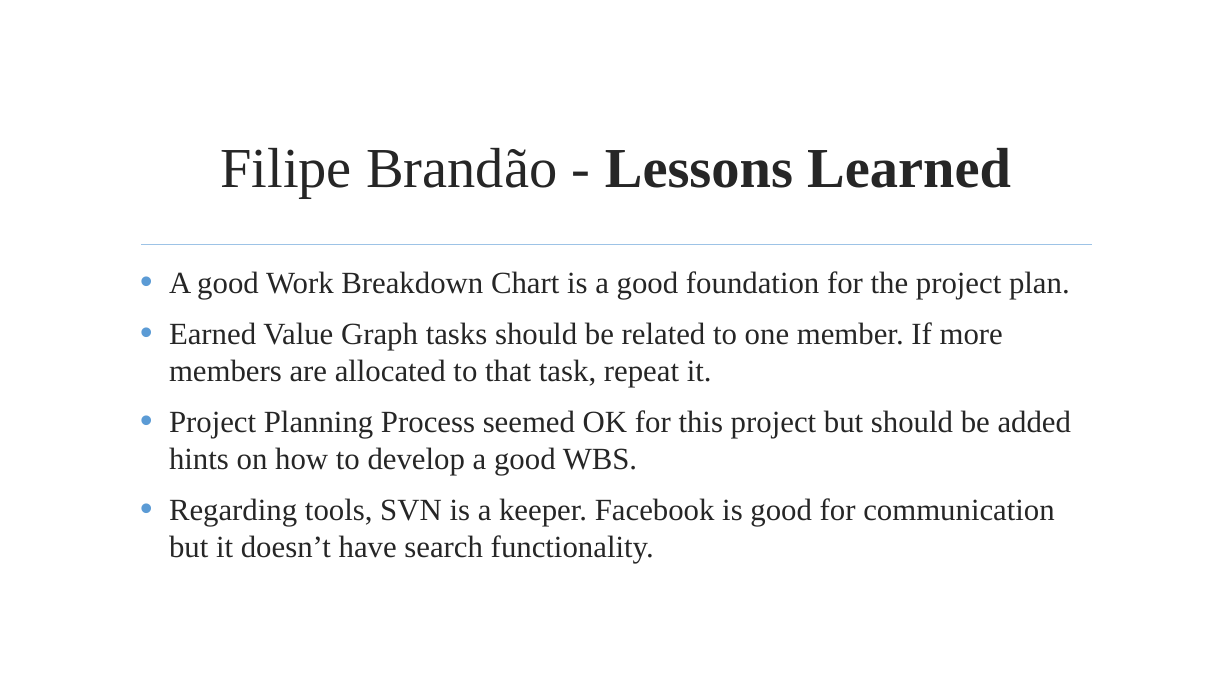
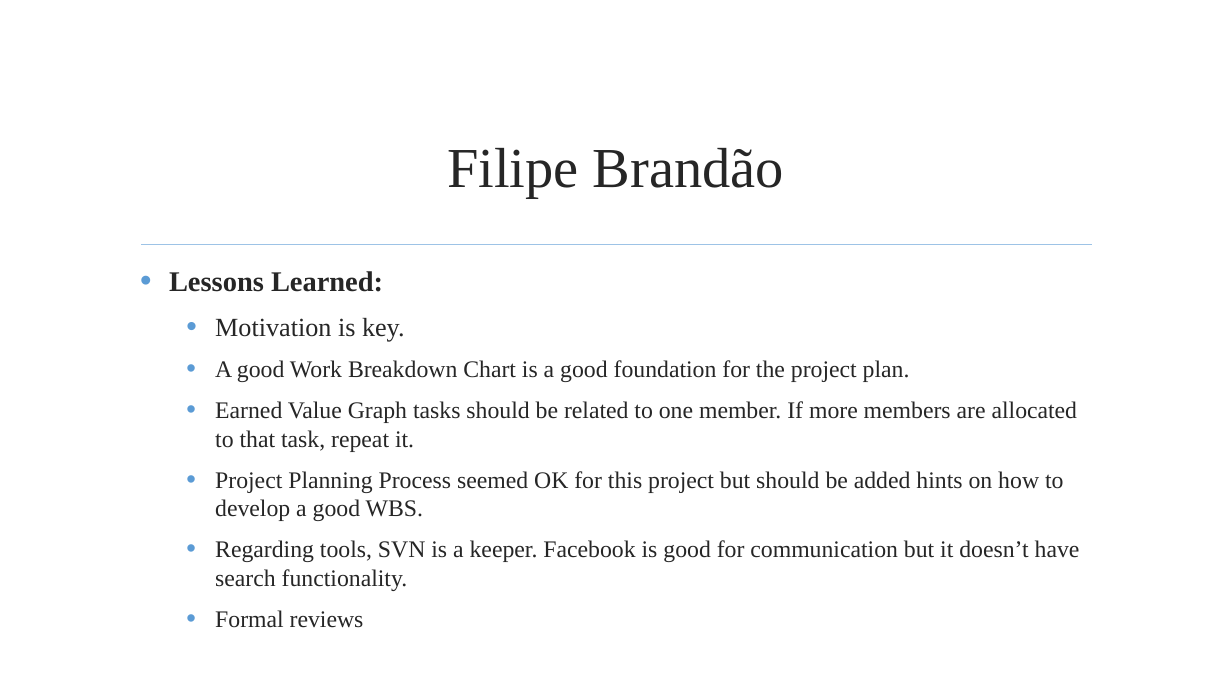
Before and after one commit to jmgirao/projetosoftware1213, a slide deck: slide 61 of Final Presentation/Presentation.pptx (slide 62 before the commit). Drawn at 1232x693 pixels with LibreOffice and Linux fonts; fonts in the diff are those of the drawing; background and template pictures are left out. Boxes give left, top, right and bottom in pixels: in the first picture for what was removed or moved away, otherwise in the second. Text is boxed around its words. In the diff, an @@ line names an element or a change of style, - is before the commit and + after.

```diff
--- a/Final Presentation/Presentation.pptx
+++ b/Final Presentation/Presentation.pptx
@@ title at (x1=447, y1=148, x2=784, y2=198): text changed @@
-Filipe Brandão - Lessons Learned
+Filipe Brandão
@@ text at (x1=169, y1=271, x2=1080, y2=591): paragraph added @@
+  • Formal reviews
@@ text at (x1=169, y1=271, x2=405, y2=342): paragraphs added @@
+  • Lessons Learned:
+    • Motivation is key.
@@ text at (x1=215, y1=360, x2=1080, y2=591): size 24 to 18.5 pt in "A good Work Breakdown Chart is a ...", "Earned Value Graph tasks should be related ...", "Project Planning Process seemed OK for this ...", "Regarding tools, SVN is a keeper. Facebook ..."; list level 1 to 2 in "A good Work Breakdown Chart ..."; list level 1 to 2 in "Earned Value Graph tasks should ..."; list level 1 to 2 in "Project Planning Process seemed OK ..."; list level 1 to 2 in "Regarding tools, SVN is a ..." @@
```
Also in this commit, not shown: 1 other slide changed, 1 slide added, 2 slides removed.
